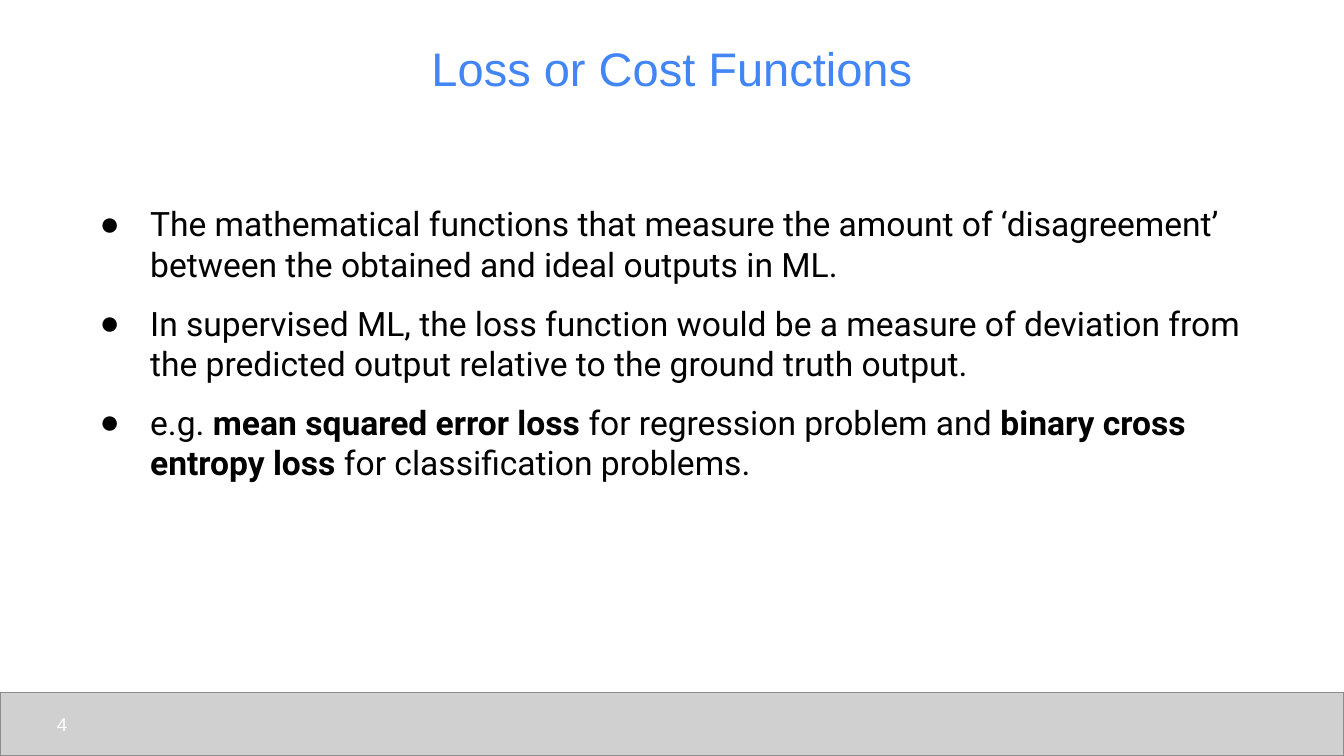
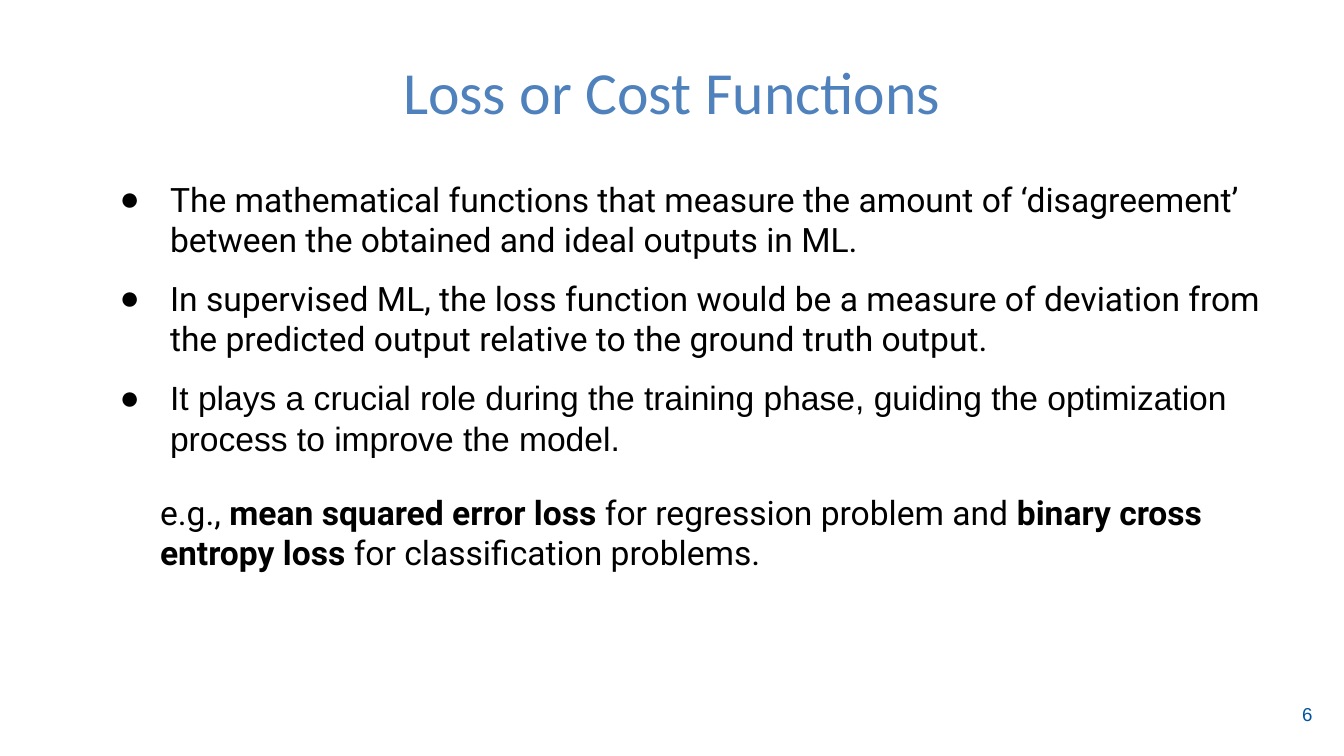
Before and after one commit to udel-cbcb/NIGMS-Sandbox-UD, a slide deck: slide 7 of Submodule_1/Lectures/Submodule_1_Lecture_2_AL_ML_basic_concepts.pptx (slide 4 before the commit). Drawn at 1344x756 pixels with LibreOffice and Linux fonts; fonts in the diff are those of the drawing; grey boxes stand for pictures; background and template pictures are left out. Boxes give left, top, right and bottom in pixels: in the first picture for what was removed or moved away, otherwise in the second. Text is boxed around its words. In the diff, an @@ line names an element or a change of style, - is before the commit and + after.

```diff
--- a/Submodule_1/Lectures/Submodule_1_Lecture_2_AL_ML_basic_concepts.pptx
+++ b/Submodule_1/Lectures/Submodule_1_Lecture_2_AL_ML_basic_concepts.pptx
@@ title "Loss or Cost Functions": place and size @@
-title "Loss or Cost Functions" at <box>431,52,912,87</box>
+title "Loss or Cost Functions" at <box>403,72,940,115</box>
@@ title "Loss or Cost Functions" at <box>403,72,940,115</box>: size 25.2 to 32 pt, font Arial to Calibri, text colour #4285F4 to #4F81BD @@
@@ text "The mathematical functions that measure ...": place and size @@
-text "The mathematical functions that measure ..." at <box>150,210,1239,482</box>
+text "The mathematical functions that measure ..." at <box>170,186,1259,457</box>
@@ text at <box>170,385,1226,457</box>: text changed; font Roboto to Arial @@
-● e.g. mean squared error loss for regression problem and binary cross entropy loss for classification problems.
+● It plays a crucial role during the training phase, guiding the optimization process to improve the model.
@@ text added at <box>160,499,1202,572</box>, 18 pt, text #000000 @@
+e.g., mean squared error loss for regression problem and binary cross entropy loss for classification problems.
@@ picture removed at <box>0,692,1344,755</box> @@
@@ page number removed at <box>57,719,67,728</box> @@
-4
@@ text added at <box>515,700,828,741</box>, 12 pt, text #FFFFFF @@
+6
@@ page number added at <box>1302,708,1312,722</box>, 10 pt, text #00539F @@
+6
```
Also in this commit, not shown: 7 other slides changed, 5 slides added, 5 slides removed, 1 other file.
